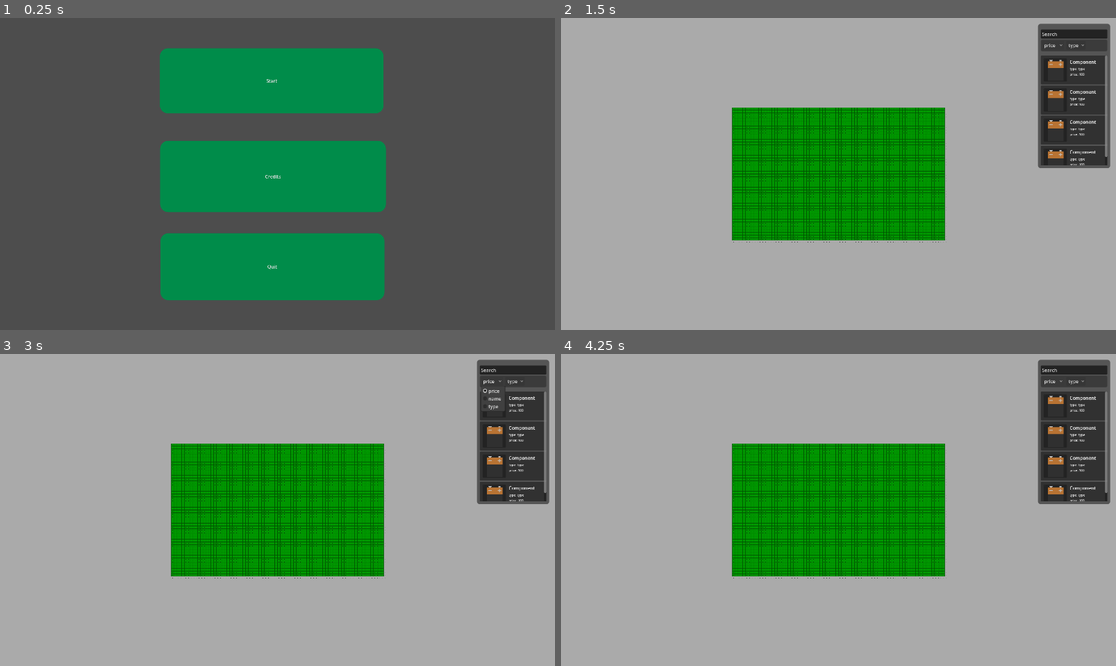
Above: before the commit, frames 1-4 (two rows, left to right).
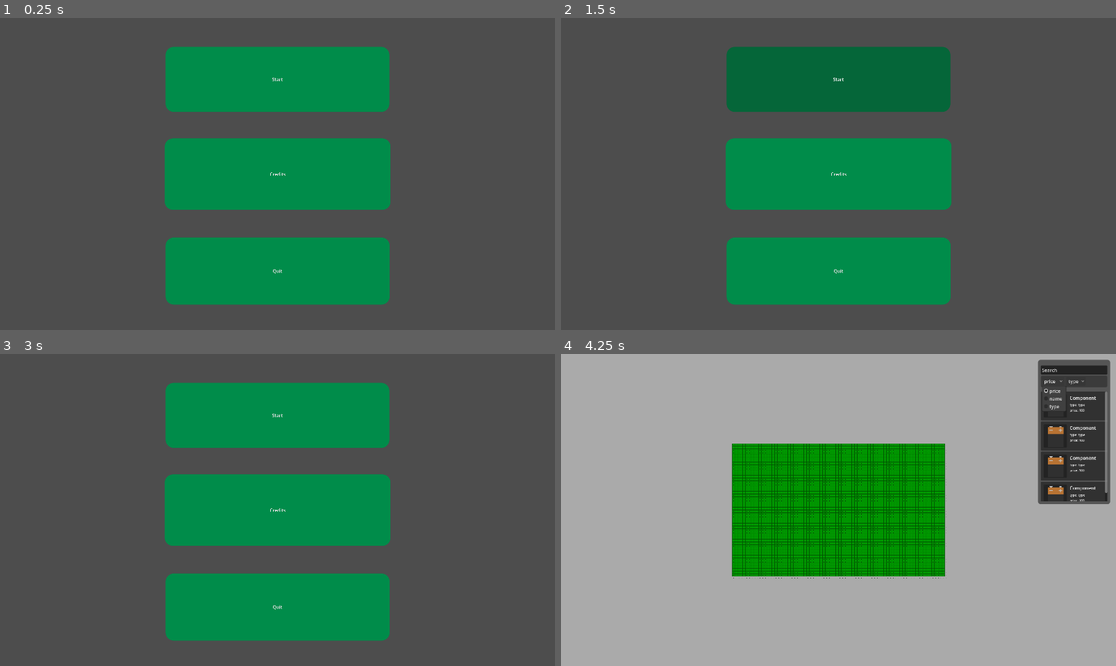
Above: after the commit, the same moments.

Repository: kankern69-max/game-godot
Game: Godot game, scene res://ui/main_menu.tscn
Two runs of this game, one before a commit and one after it. Both use one fixed random seed, a clock stepped at 60 frames per second and the inputs below.
Inputs (mouse positions are in pixels of both pictures, inside the frame that each line leads up to):
- Up to frame 1 (0.25 s): no input
- Up to frame 2 (1.5 s): click "Credits" at 0.5 s; click "Start" at 1.25 s
- Up to frame 3 (3 s): click (277, 416) at 2 s, where only the run after the commit has a clickable "Start"; click (493, 382) at 2.75 s, where only the run before the commit has a clickable "price"
- Up to frame 4 (4.25 s): click "price" at 3.5 s

The runs differ from the first frame. In frame 1, 3.5% of the frame differs, in the area x 28-71%, y 9-92%; in frame 2, 98%, in the area x 0-100%, y 0-100%; in frame 3, 98%; in frame 4, 0.2%.
Error after the commit: Cannot call method 'change_scene_to_file' on a null value. (res://ui/scripts/main_menu.gd:6)

Commit message:
Added click sound to main menu

Diff:
--- a/pcd-desinger-v-1/ui/main_menu.tscn
+++ b/pcd-desinger-v-1/ui/main_menu.tscn
@@ -1,6 +1,9 @@
 [gd_scene format=3 uid="uid://dhj2y5ytp777n"]
 
 [ext_resource type="Script" uid="uid://c27t5ucvcgikb" path="res://ui/scripts/main_menu.gd" id="1_06t4h"]
+[ext_resource type="AudioStream" uid="uid://dfembns4wg350" path="res://ui/Klikkerdeklik.mp3" id="2_0dkrt"]
+
+[sub_resource type="Theme" id="Theme_0dkrt"]
 
 [sub_resource type="StyleBoxFlat" id="StyleBoxFlat_7vrkn"]
 bg_color = Color(0, 0.54901963, 0.2901961, 1)
@@ -42,7 +45,11 @@
 
 [node name="Main Menu" type="Control" unique_id=1019774288]
 layout_mode = 3
-anchors_preset = 0
+anchors_preset = 15
+anchor_right = 1.0
+anchor_bottom = 1.0
+grow_horizontal = 2
+grow_vertical = 2
 script = ExtResource("1_06t4h")
 
 [node name="Button_Manager" type="Control" parent="." unique_id=2058831974]
@@ -55,38 +62,64 @@
 mouse_filter = 2
 
 [node name="Start" type="Button" parent="." unique_id=488644684]
-layout_mode = 0
-offset_left = 653.0
-offset_top = 105.0
-offset_right = 1227.0
-offset_bottom = 330.0
+texture_filter = 3
+texture_repeat = 2
+layout_mode = 1
+anchors_preset = 5
+anchor_left = 0.5
+anchor_right = 0.5
+offset_left = -287.0
+offset_top = 100.0
+offset_right = 287.0
+offset_bottom = 325.0
+grow_horizontal = 2
+rotation = 6.2831855
+theme = SubResource("Theme_0dkrt")
 theme_override_styles/normal = SubResource("StyleBoxFlat_7vrkn")
 theme_override_styles/pressed = SubResource("StyleBoxFlat_t7e0r")
 theme_override_styles/hover = SubResource("StyleBoxFlat_t7e0r")
 text = "Start"
 
 [node name="Quit" type="Button" parent="." unique_id=1824048329]
-layout_mode = 0
-offset_left = 655.0
-offset_top = 745.0
-offset_right = 1230.0
-offset_bottom = 977.0
+layout_mode = 1
+anchors_preset = 7
+anchor_left = 0.5
+anchor_top = 1.0
+anchor_right = 0.5
+anchor_bottom = 1.0
+offset_left = -287.5
+offset_top = -320.0
+offset_right = 287.5
+offset_bottom = -88.0
+grow_horizontal = 2
+grow_vertical = 0
 theme_override_styles/normal = SubResource("StyleBoxFlat_fu7sn")
 theme_override_styles/pressed = SubResource("StyleBoxFlat_t7e0r")
 theme_override_styles/hover = SubResource("StyleBoxFlat_t7e0r")
 text = "Quit"
 
 [node name="Credits" type="Button" parent="." unique_id=1210527748]
-layout_mode = 0
-offset_left = 654.0
-offset_top = 425.0
-offset_right = 1235.0
-offset_bottom = 672.0
+layout_mode = 1
+anchors_preset = 8
+anchor_left = 0.5
+anchor_top = 0.5
+anchor_right = 0.5
+anchor_bottom = 0.5
+offset_left = -290.5
+offset_top = -123.5
+offset_right = 290.5
+offset_bottom = 123.5
+grow_horizontal = 2
+grow_vertical = 2
 theme_override_styles/normal = SubResource("StyleBoxFlat_jix8l")
 theme_override_styles/pressed = SubResource("StyleBoxFlat_t7e0r")
 theme_override_styles/hover = SubResource("StyleBoxFlat_t7e0r")
 text = "Credits"
 
+[node name="Klikkerdeklik" type="AudioStreamPlayer2D" parent="." unique_id=1598779239]
+stream = ExtResource("2_0dkrt")
+volume_db = 24.0
+
 [connection signal="pressed" from="Start" to="." method="_on_start_pressed"]
 [connection signal="pressed" from="Quit" to="." method="_on_quit_pressed"]
 [connection signal="pressed" from="Credits" to="." method="_on_credits_pressed"]
--- a/pcd-desinger-v-1/ui/scripts/main_menu.gd
+++ b/pcd-desinger-v-1/ui/scripts/main_menu.gd
@@ -1,10 +1,15 @@
 extends Control
 
 func _on_start_pressed():
+	$Klikkerdeklik.play()
+	await $Klikkerdeklik.finished
 	get_tree().change_scene_to_file("res://game.tscn")
 
 func _on_credits_pressed():
-	print("Credits knop ingedrukt!")
+	$Klikkerdeklik.play()
+
 
 func _on_quit_pressed():
+	$Klikkerdeklik.play()
+	await $Klikkerdeklik.finished
 	get_tree().quit()
Not shown, added: pcd-desinger-v-1/ui/Klikkerdeklik.mp3.import
Not shown, added: pcd-desinger-v-1/ui/Klikkerdeklik.mp3
